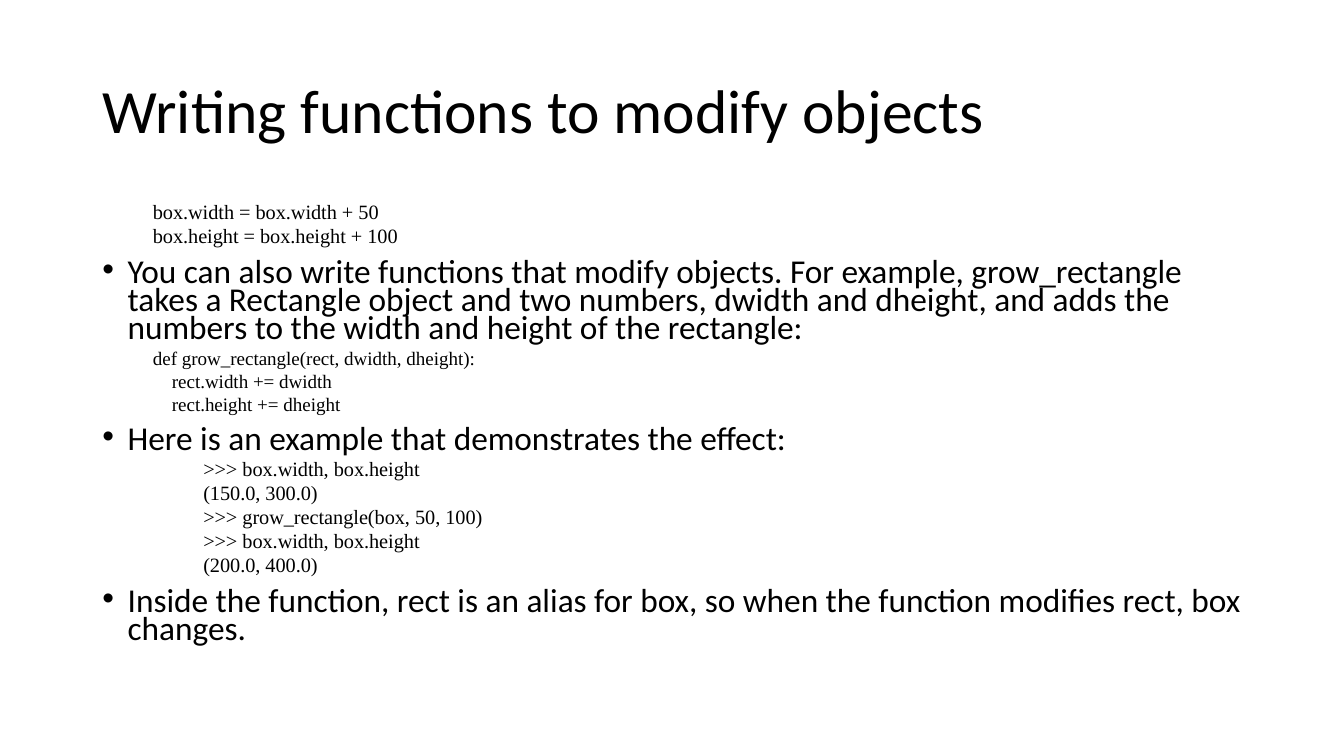
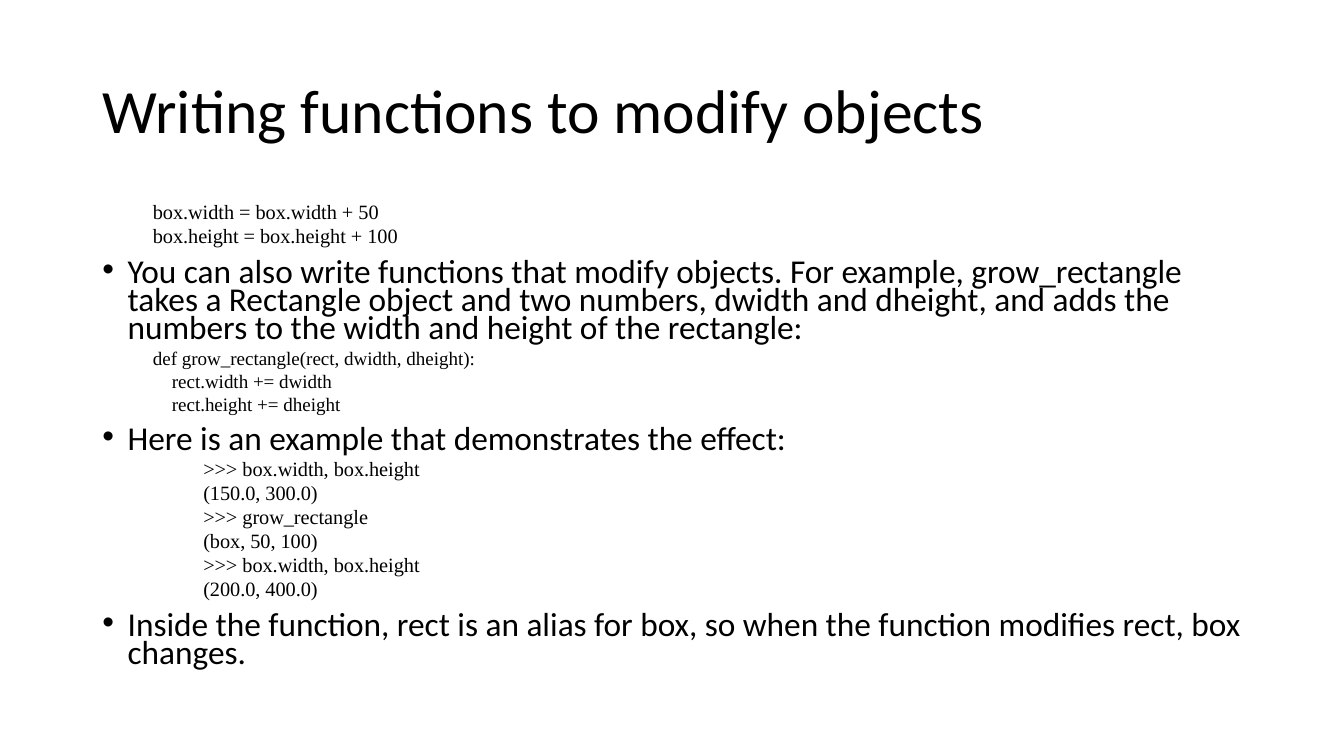
Before and after one commit to MobyAtTheo/PSG3, a slide deck: slide 27 of week05-ch15-21plus-pys.pptx. Drawn at 1344x756 pixels with LibreOffice and Linux fonts; fonts in the diff are those of the drawing. Boxes give left, top, right and bottom in pixels: in the first picture for what was removed or moved away, otherwise in the second. Text is boxed around its words. In the diff, an @@ line names an element or a change of style, - is before the commit and + after.

Commit message:
Typo / formatting correction for Ch15 code on slide. 	modified:   week05-ch15-21plus-pys.pptx

```diff
--- a/week05-ch15-21plus-pys.pptx
+++ b/week05-ch15-21plus-pys.pptx
@@ text at bbox=[203, 510, 368, 552]: text changed @@
-    >>> grow_rectangle(box, 50, 100)
+    >>> grow_rectangle
+    (box, 50, 100)
```
Also in this commit, not shown: 1 other slide changed.
